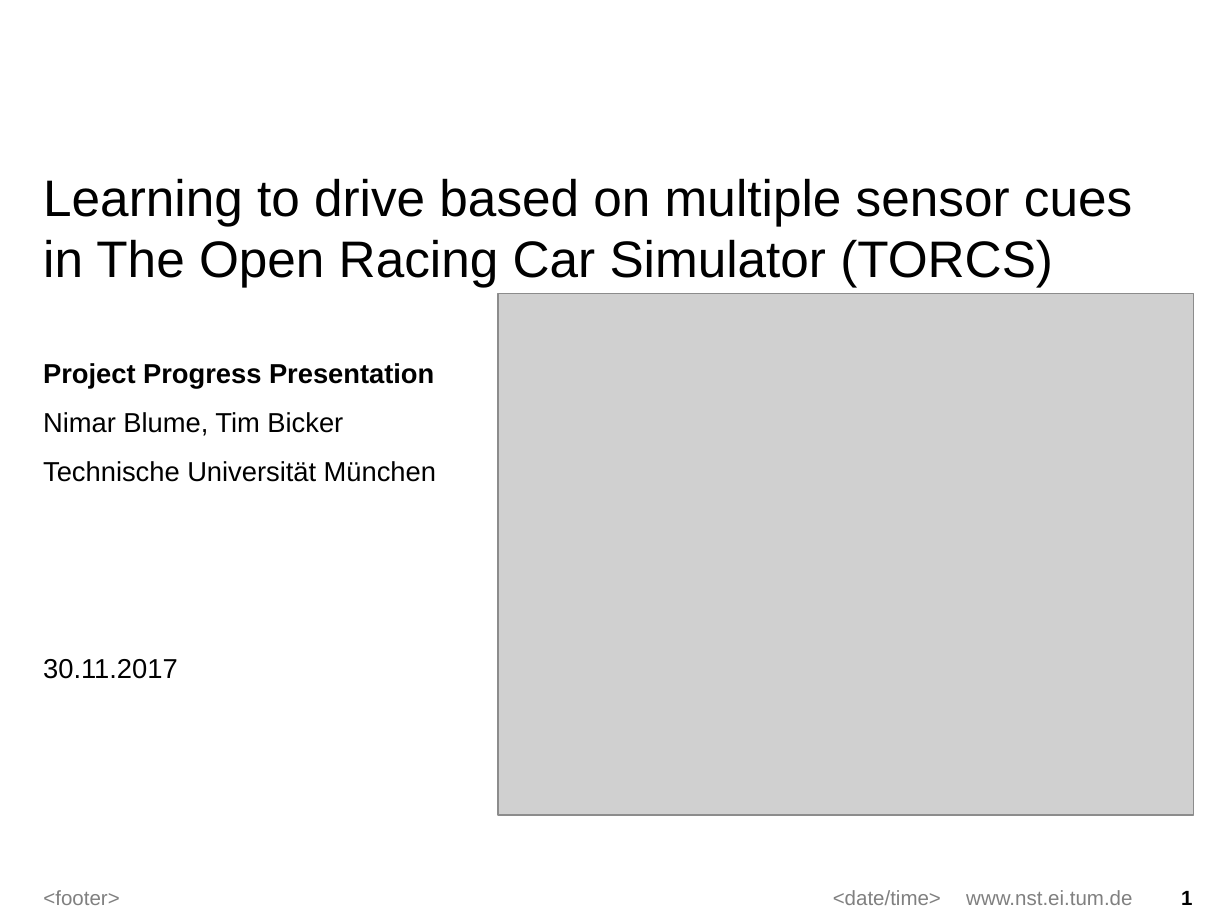
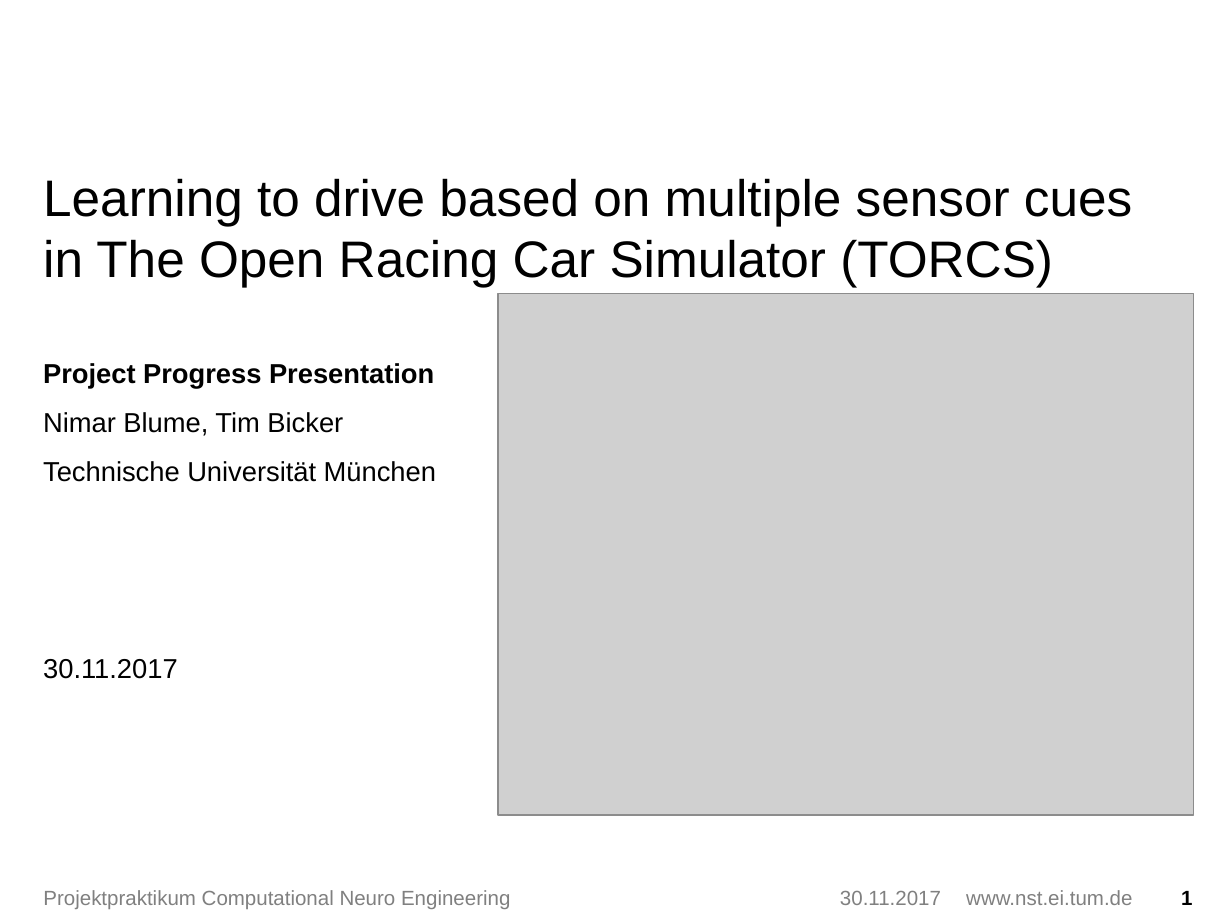
Before and after one commit to nimarb/torcs-autonomous-driving, a slide deck: slide 1 of 2nd_presi.odp. Drawn at 1232x922 pixels with LibreOffice and Linux fonts; fonts in the diff are those of the drawing; grey boxes stand for pictures; background and template pictures are left out. Boxes give left, top, right and bottom in pixels: in the first picture for what was removed or moved away, otherwise in the second. Text is boxed around its words. In the diff, an @@ line names an element or a change of style, - is before the commit and + after.

Commit message:
Fix: footer

```diff
--- a/2nd_presi.odp
+++ b/2nd_presi.odp
@@ text at [43, 890, 510, 909]: text changed @@
-<footer>
+Projektpraktikum Computational Neuro Engineering
@@ text at [840, 891, 941, 905]: text changed @@
-<date/time>
+30.11.2017
```
Also in this commit, not shown: 1 other slide changed, 1 other file.
